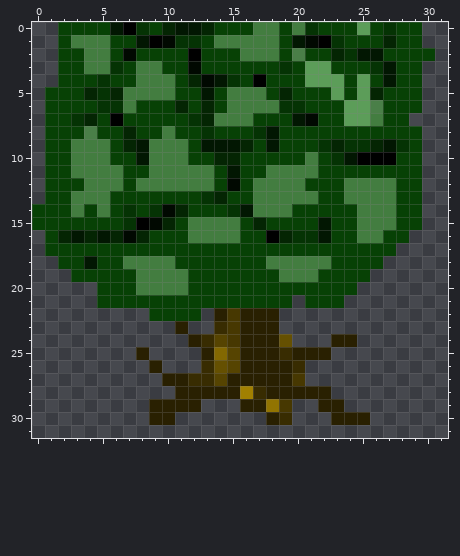
Two states of a pixel-art sprite, images/spruce_tree_bottom.png. Above is the file before it was changed.
The file is 32x32 pixels. Colours within 5 levels of each other are drawn and written as one.
After:
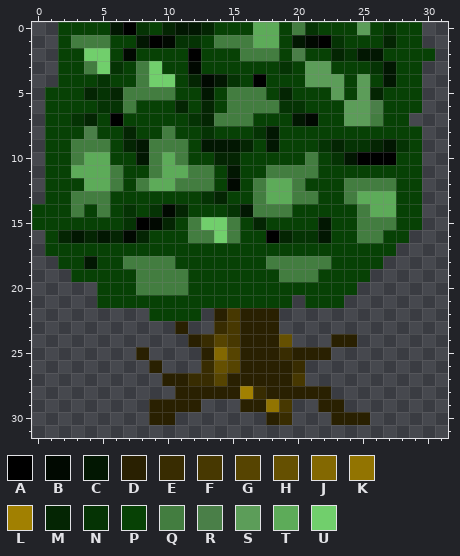
Palette (. is transparent): A #000000  B #010901  C #021702  D #292001  E #382c01  F #473801  G #564401  H #655001  J #836801  K #927401  L #a18001  M #042503  N #053304  P #074105  Q #437d40  R #4a7f48  S #5c9d59  T #5dab59  U #71cf6c
Changes in this commit:
Changed rows in their new state; - is an unchanged pixel.
first column x 4:
 0 -------------TT
 1 -------------TT
 2 UU-------------
 3 -U---U---------
 4 -----UU--------
first column x 3:
10 -TT----T-----------------
11 TTT----TT----------------
12 -TT---TT-------TT--------
13 ---------------TT-----TTT
14 -----------------------TT
15 ----------UU-------------
16 -----------U-------------
